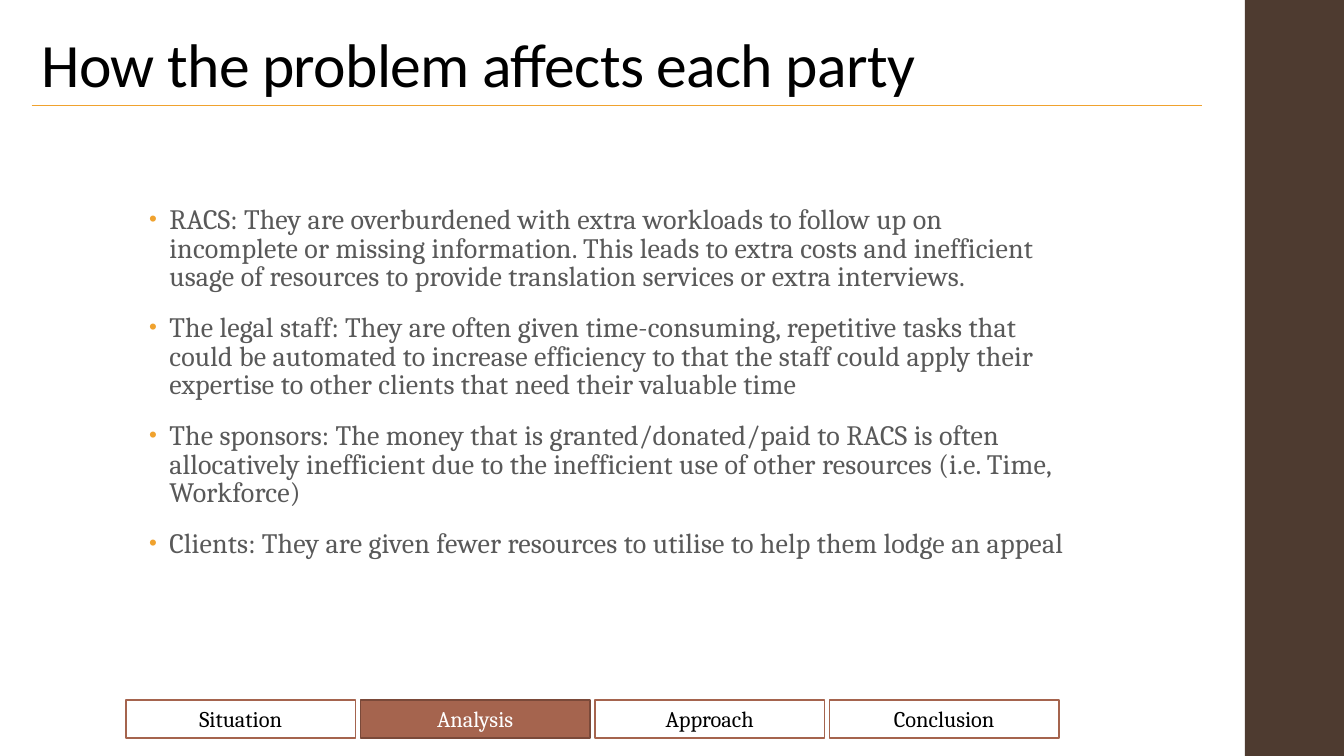
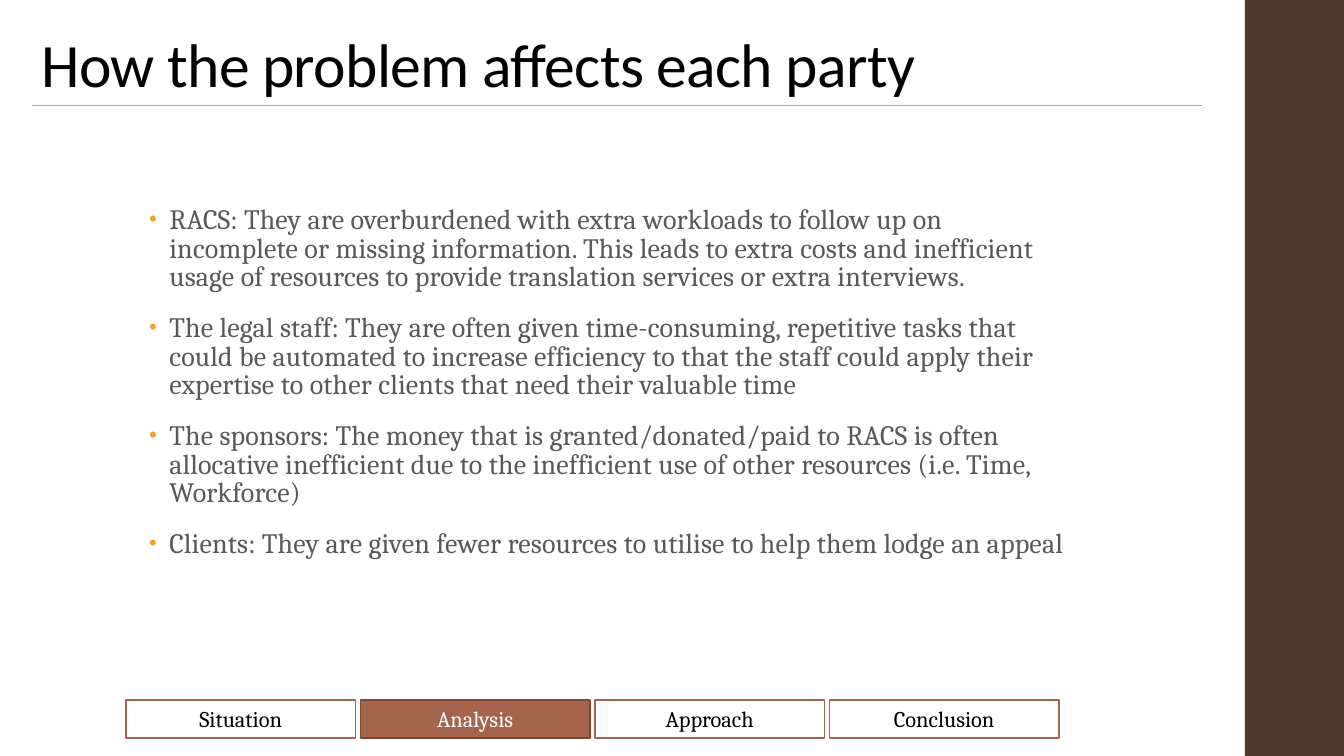
Before and after one commit to Shenganigans/HackJustice-Group-8, a slide deck: slide 7 of notes/Hackathon.pptx (slide 5 before the commit). Drawn at 1344x756 pixels with LibreOffice and Linux fonts; fonts in the diff are those of the drawing. Boxes give left, top, right and bottom in pixels: in the first picture for what was removed or moved away, otherwise in the second. Text is boxed around its words. In the diff, an @@ line names an element or a change of style, - is before the commit and + after.

```diff
--- a/notes/Hackathon.pptx
+++ b/notes/Hackathon.pptx
@@ text at <box>169,425,1031,506</box>: text changed @@
-• The sponsors: The money that is granted/donated/paid to RACS is often allocatively inefficient due to the inefficient use of other resources (i.e. Time, Workforce)
+• The sponsors: The money that is granted/donated/paid to RACS is often allocative inefficient due to the inefficient use of other resources (i.e. Time, Workforce)
```
Also in this commit, not shown: 8 other slides changed, 11 slides added, 9 slides removed.
